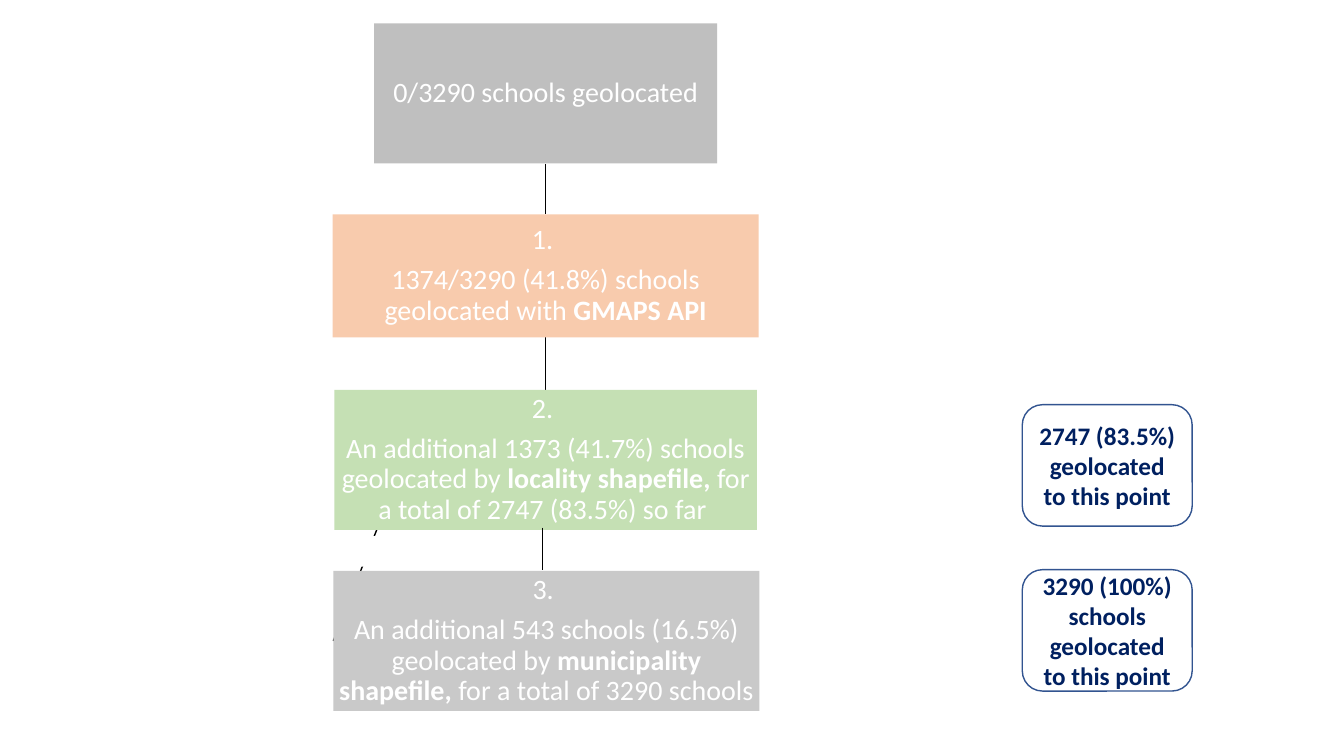
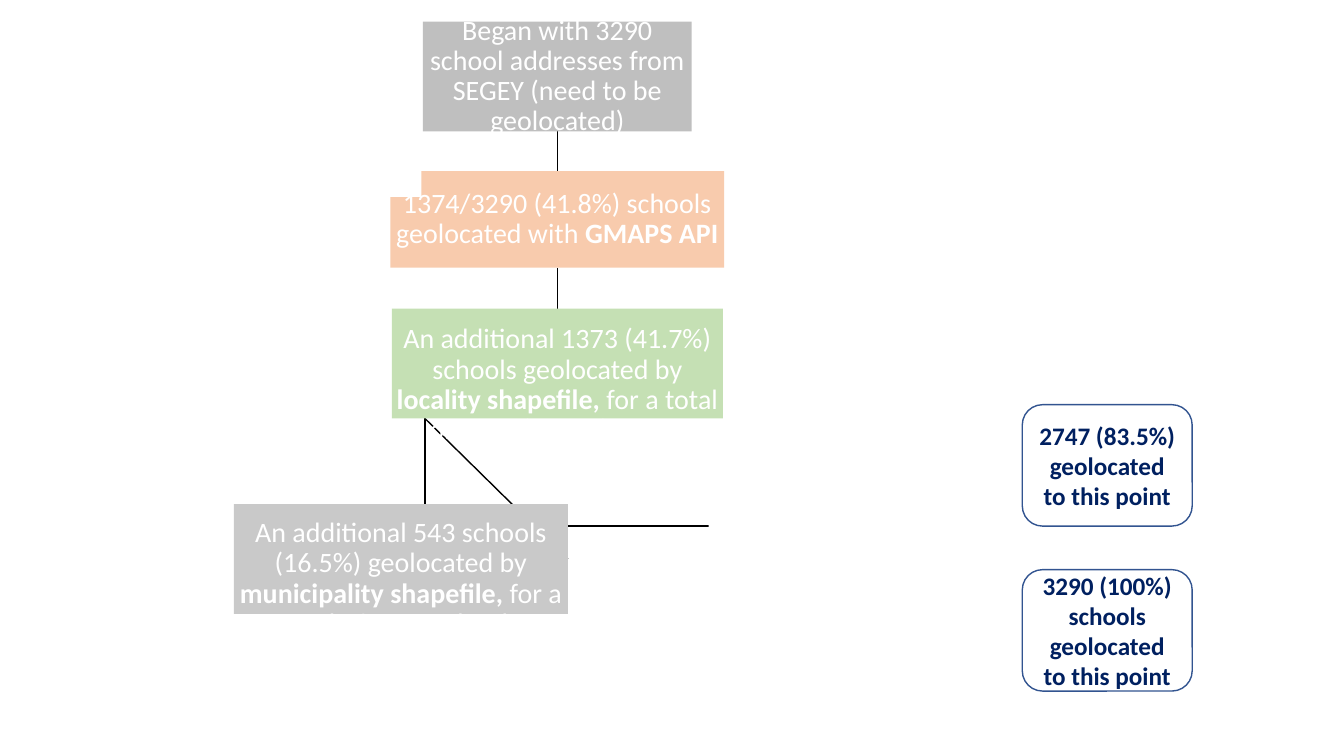
Before and after one commit to silviodaniel/U-of-Florida-Yucatan-Project, a slide deck: slide 2 of Pictures/flowchart_Fig.pptx. Drawn at 1344x756 pixels with LibreOffice and Linux fonts; fonts in the diff are those of the drawing. Boxes give left, top, right and bottom in pixels: in the first picture for what was removed or moved away, otherwise in the second. Text is boxed around its words. In the diff, an @@ line names an element or a change of style, - is before the commit and + after.

```diff
--- a/Pictures/flowchart_Fig.pptx
+++ b/Pictures/flowchart_Fig.pptx
@@ rectangle: place and size @@
-rectangle at <box>374,23,717,163</box>
+rectangle at <box>423,21,693,131</box>
@@ text removed at <box>393,83,698,107</box> @@
-0/3290 schools geolocated
@@ freeform shape: place and size @@
-freeform shape at <box>540,163,551,215</box>
+freeform shape at <box>553,131,563,171</box>
@@ rectangle: place and size @@
-rectangle at <box>353,536,394,567</box>
+rectangle at <box>380,166,421,197</box>
@@ text "1374/3290 (41.8%) schools geolocated with ...": place and size @@
-text "1374/3290 (41.8%) schools geolocated with ..." at <box>385,231,706,325</box>
+text "1374/3290 (41.8%) schools geolocated with ..." at <box>396,190,718,248</box>
@@ rectangle: place and size @@
-rectangle at <box>333,215,759,338</box>
+rectangle at <box>390,171,724,268</box>
@@ text at <box>532,231,553,249</box>: paragraph removed @@
-1.
@@ freeform shape: place and size @@
-freeform shape at <box>540,338,551,390</box>
+freeform shape at <box>553,268,563,310</box>
@@ text "An additional 1373 (41.7%) schools ...": place and size @@
-text "An additional 1373 (41.7%) schools ..." at <box>342,400,749,523</box>
+text "An additional 1373 (41.7%) schools ..." at <box>397,328,718,418</box>
@@ rectangle: place and size @@
-rectangle at <box>335,390,757,530</box>
+rectangle at <box>392,309,723,418</box>
@@ text at <box>532,400,553,418</box>: paragraph removed @@
-2.
@@ group added at <box>425,16,929,582</box>: 2 freeform shapes, 1 text, 1 rectangle @@
+Began with 3290 school addresses from SEGEY (need to be geolocated)
@@ text "3." rewrapped from <box>339,581,754,704</box> to <box>240,504,561,614</box> @@
@@ rectangle: place and size @@
-rectangle at <box>334,571,760,711</box>
+rectangle at <box>234,504,568,614</box>
@@ freeform shape removed at <box>334,530,377,641</box> @@
@@ line removed from (542, 528) to (542, 570) @@
```
Also in this commit, not shown: 1 slide added, 5 other files.
